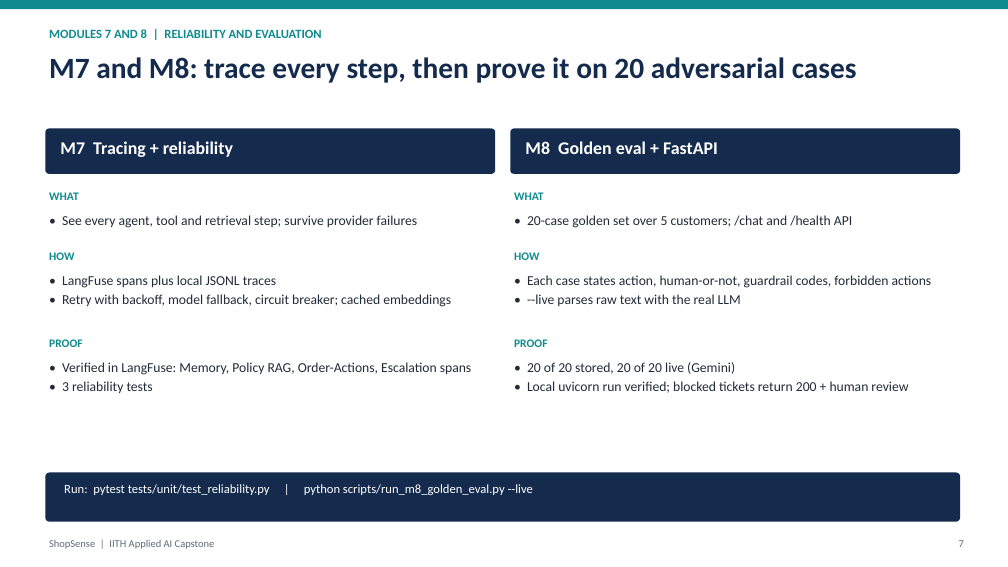
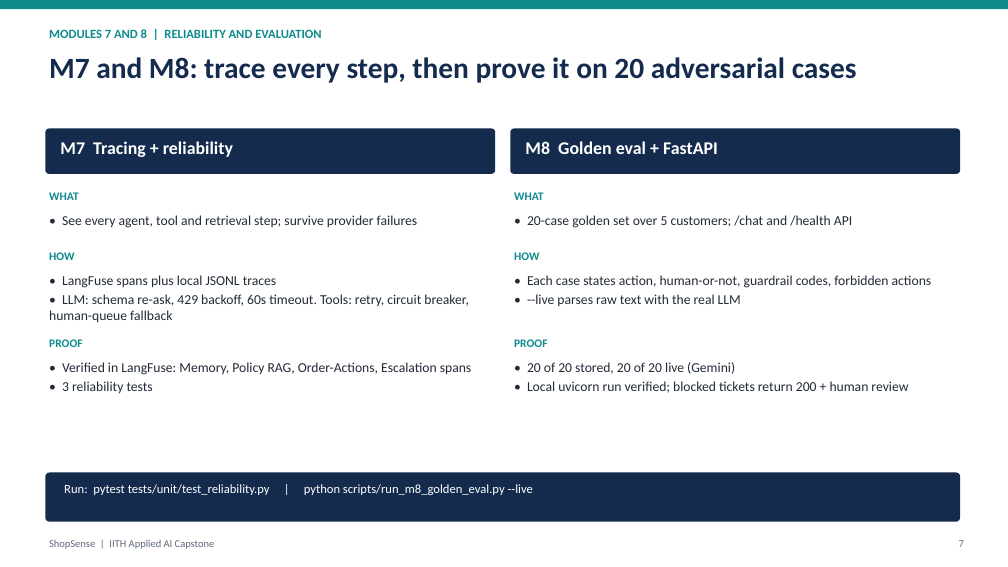
Before and after one commit to abhraj786/iith-ai-capstone-shopsense, a slide deck: slide 7 of docs/deck/iith-ai-capstone-shopsense.pptx. Drawn at 1008x567 pixels with LibreOffice and Linux fonts; fonts in the diff are those of the drawing. Boxes give left, top, right and bottom in pixels: in the first picture for what was removed or moved away, otherwise in the second. Text is boxed around its words. In the diff, an @@ line names an element or a change of style, - is before the commit and + after.

Commit message:
Correct reliability claims: retry/breaker/fallback cover tools; document actual LLM retry layers

```diff
--- a/docs/deck/iith-ai-capstone-shopsense.pptx
+++ b/docs/deck/iith-ai-capstone-shopsense.pptx
@@ text at box(49, 294, 469, 323): text changed @@
-• Retry with backoff, model fallback, circuit breaker; cached embeddings
+• LLM: schema re-ask, 429 backoff, 60s timeout. Tools: retry, circuit breaker, human-queue fallback
```
Also in this commit, not shown: 2 other files.
